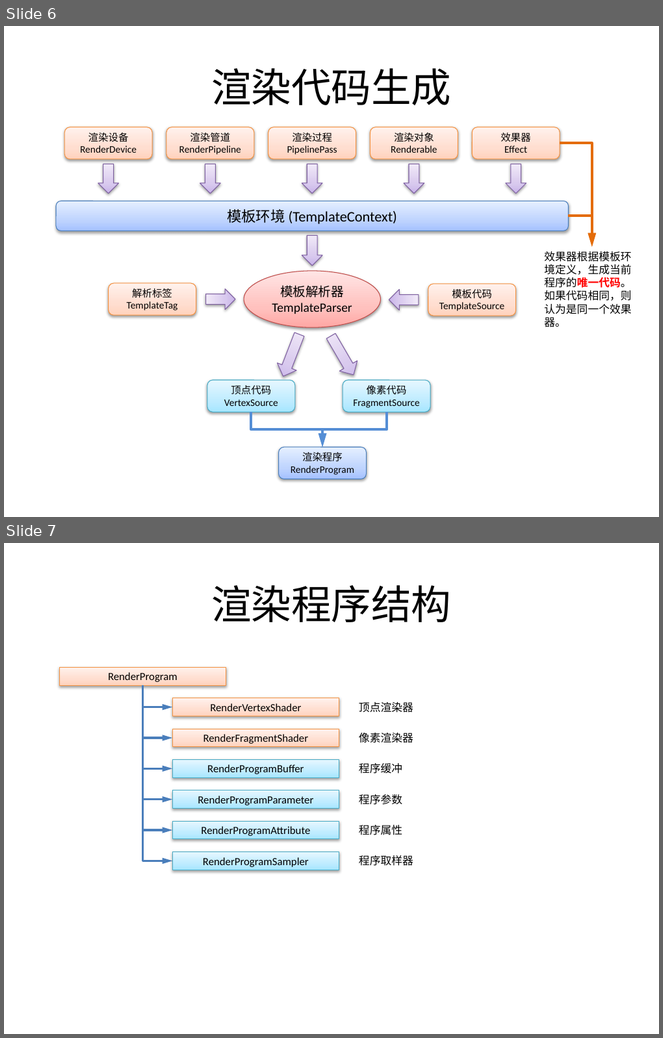
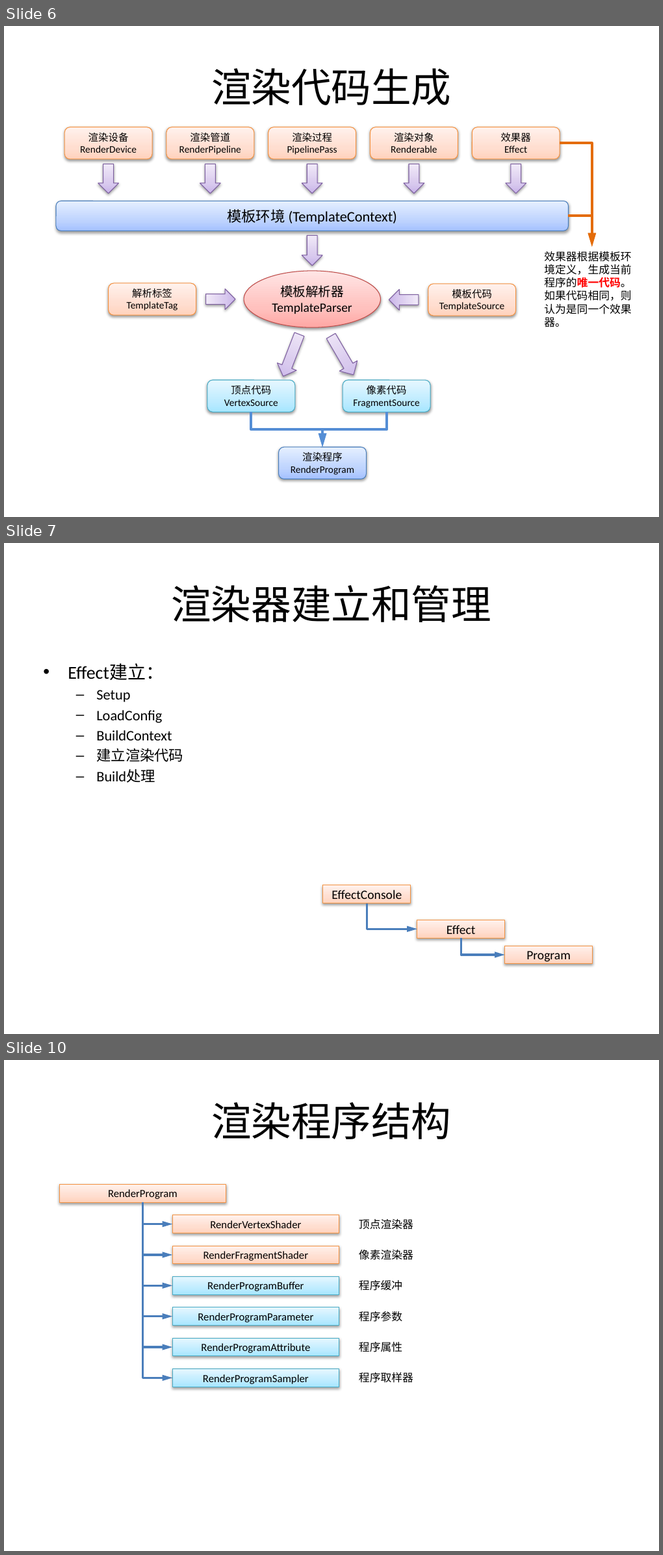
Before and after one commit to favedit/MoCrossOld, a slide deck: Document/渲染系统.pptx. Shown one above the other, each under a label of ours: slides 6 and 7 before the commit, slides 6, 7 and 10 after it; the slides between them are not shown. The pictures are 663x1038 and 663x1555 pixels, drawn with LibreOffice and Linux fonts; fonts in the diff are those of the drawing. Boxes give left, top, right and bottom in pixels: in the first picture for what was removed or moved away, otherwise in the second. Text is boxed around its words. In the diff, an @@ line names an element or a change of style, - is before the commit and + after.

Commit message:
底层渲染修正。

```diff
--- a/Document/渲染系统.pptx
+++ b/Document/渲染系统.pptx
@@ slide 7 added at bbox=[4, 543, 659, 1034], background #FFFFFF @@
@@ title added at bbox=[171, 585, 492, 622], 44 pt, text #000000 @@
+渲染器建立和管理
@@ text added at bbox=[68, 664, 183, 783], 16 pt, text #000000 @@
+• Effect建立：
+  – Setup
+  – LoadConfig
+  – BuildContext
+  – 建立渲染代码
+  – Build处理
@@ rectangle added at bbox=[323, 886, 411, 904], fill gradient #FFD2BD to #FFDED0 to #FFF2ED, outline #F69240 0.75 pt, 14 pt, text #000000 @@
+EffectConsole
@@ elbow arrow added from (367, 903) to (417, 930), #4B7EBC 2.25 pt @@
@@ rectangle added at bbox=[417, 921, 505, 939], fill gradient #FFD2BD to #FFDED0 to #FFF2ED, outline #F69240 0.75 pt, 14 pt, text #000000 @@
+Effect
@@ elbow arrow added from (462, 938) to (505, 955), #4B7EBC 2.25 pt @@
@@ rectangle added at bbox=[505, 946, 593, 964], fill gradient #FFD2BD to #FFDED0 to #FFF2ED, outline #F69240 0.75 pt, 14 pt, text #000000 @@
+Program
@@ what was slide 7 is now slide 10 @@
```
Also in this commit, not shown: 2 other slides added, 15 other files.
